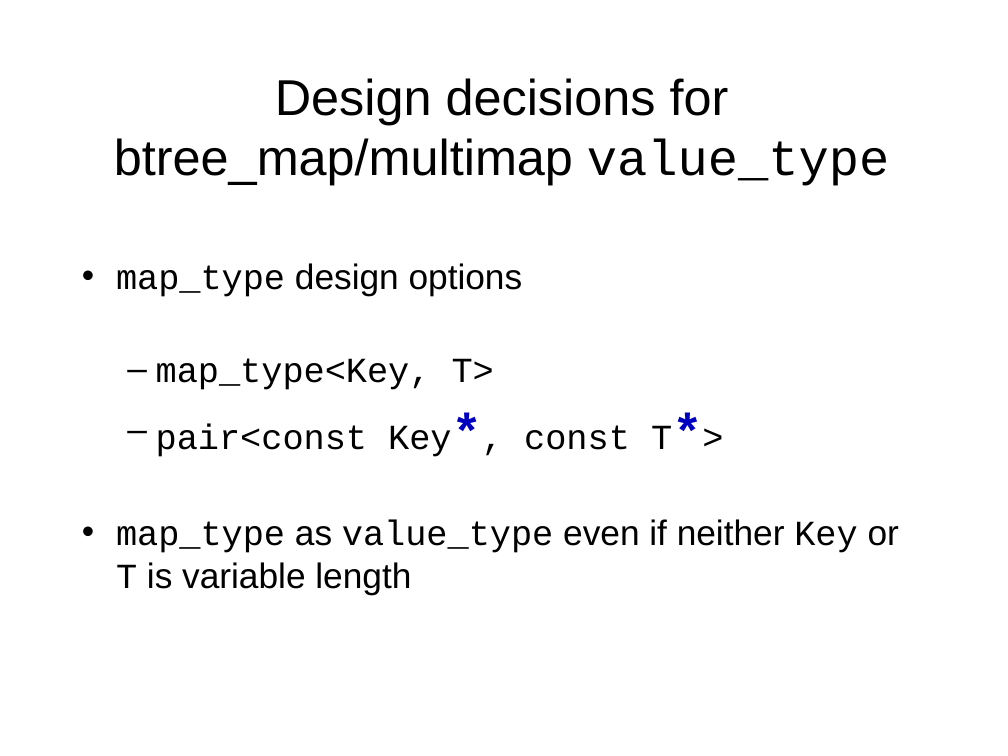
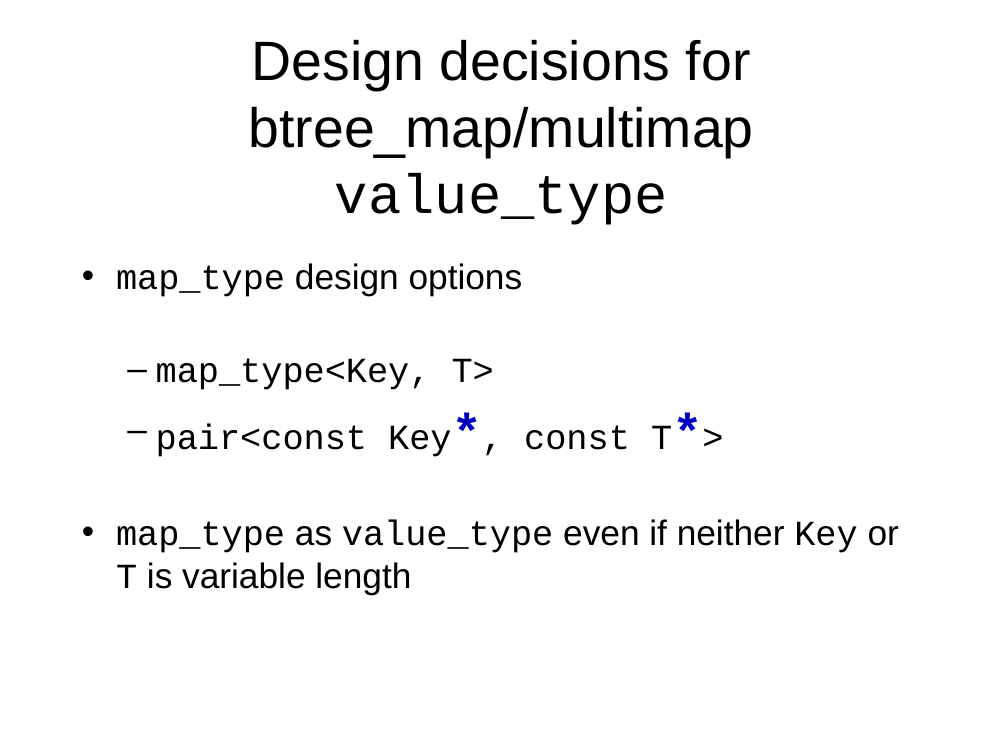
Before and after one commit to Beman/btree, a slide deck: slide 24 of libs/btree/doc/Proposed-B-tree-library.ppt (slide 22 before the commit). Drawn at 1008x756 pixels with LibreOffice and Linux fonts; fonts in the diff are those of the drawing; background and template pictures are left out. Boxes give left, top, right and bottom in pixels: in the first picture for what was removed or moved away, otherwise in the second. Text is boxed around its words. In the diff, an @@ line names an element or a change of style, - is before the commit and + after.

```diff
--- a/libs/btree/doc/Proposed-B-tree-library.ppt
+++ b/libs/btree/doc/Proposed-B-tree-library.ppt
@@ title "Design decisions for btree_map/multimap value_type" at [249,39,754,225]: size 40 to 44 pt @@
```
Also in this commit, not shown: 5 other slides changed, 2 slides added, 1 other file.
